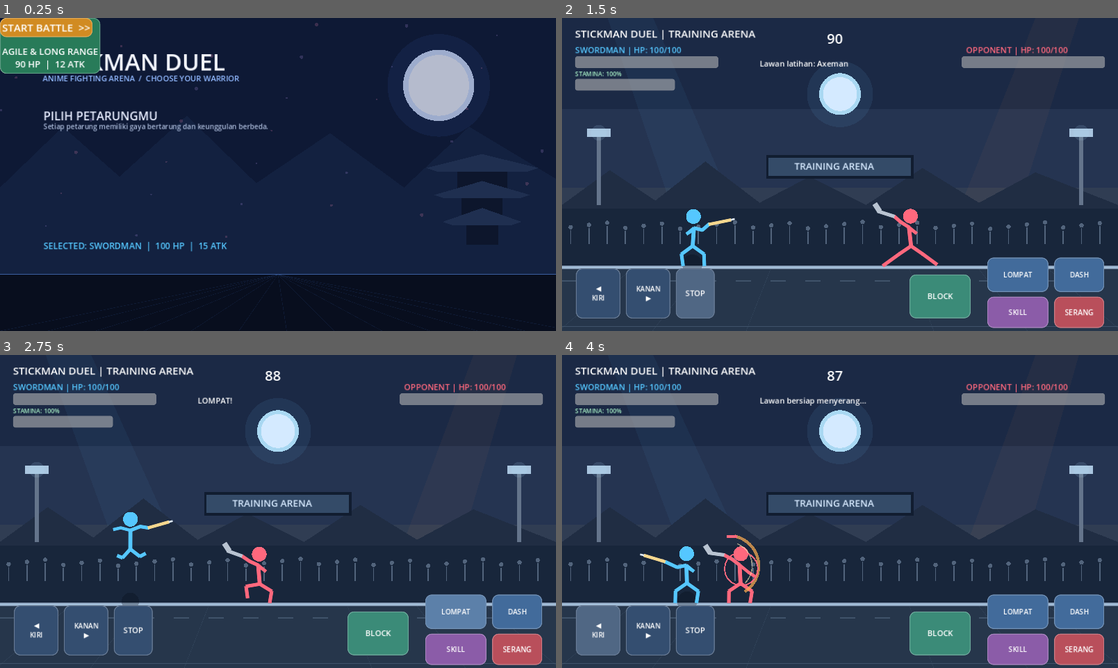
Above: before the commit, frames 1-4 (two rows, left to right).
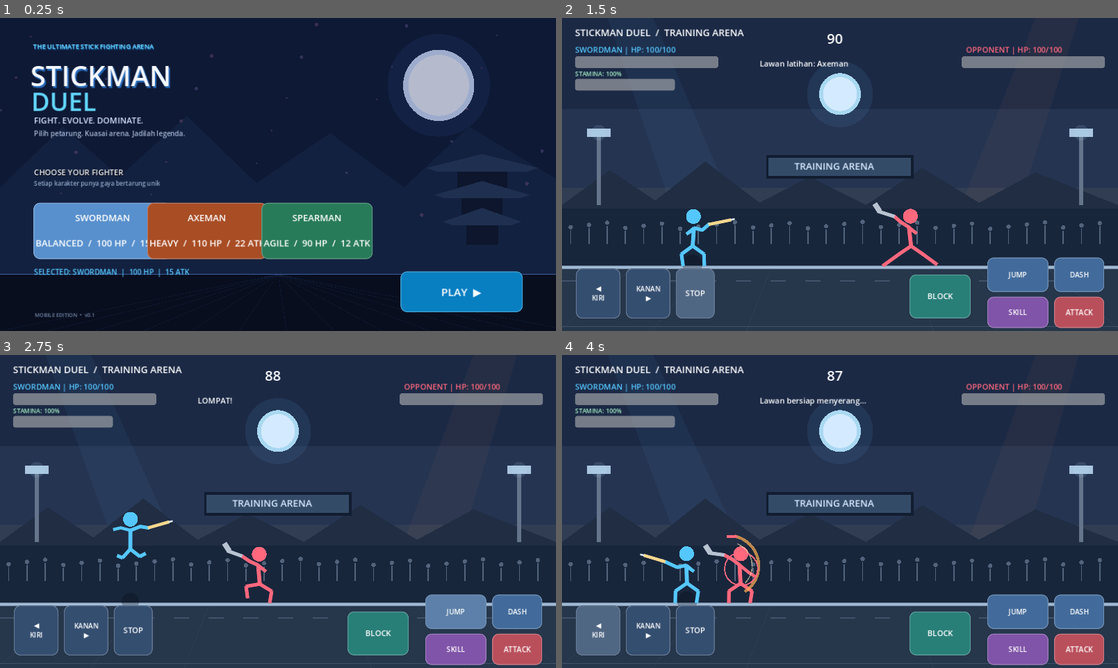
Above: after the commit, the same moments.

Repository: satriamada-web/stickman-duel
Game: Godot game, scene res://scenes/main.tscn
Two runs of this game, one before a commit and one after it. Both use one fixed random seed, a clock stepped at 60 frames per second and the inputs below.
Inputs:
- Up to frame 1 (0.25 s): no input
- Up to frame 2 (1.5 s): click "START BATTLE >>" (after the commit: "PLAY ▶") at 0.5 s; click "STOP" at 1.25 s
- Up to frame 3 (2.75 s): click "LOMPAT" (after the commit: "JUMP") at 2 s
- Up to frame 4 (4 s): click "SERANG" (after the commit: "ATTACK") at 2.75 s; click "◀ KIRI" at 3.5 s

The runs differ from the first frame. In frame 1, 21% of the frame differs, in the area x 0-94%, y 0-96%; in frame 2, 1.3%; in frame 3, 1.3%; in frame 4, 1.3%.

Commit message:
Redesign main menu with anime battle UI

Diff:
--- a/scripts/main.gd
+++ b/scripts/main.gd
@@ -781,6 +781,7 @@
 
 func _build_ui() -> void:
 	var layer := CanvasLayer.new()
+	layer.layer = 5
 	add_child(layer)
 	var root := Control.new()
 	root.set_anchors_and_offsets_preset(Control.PRESET_FULL_RECT)
@@ -789,29 +790,57 @@
 	menu_ui = Control.new()
 	menu_ui.set_anchors_and_offsets_preset(Control.PRESET_FULL_RECT)
 	root.add_child(menu_ui)
-	_make_label(menu_ui, "STICKMAN DUEL", Vector2(92, 62), 54, Color("#f4f7ff"))
-	_make_label(menu_ui, "ANIME FIGHTING ARENA  /  CHOOSE YOUR WARRIOR", Vector2(98, 126), 18, Color("#91b9ff"))
-	_make_label(menu_ui, "PILIH PETARUNGMU", Vector2(100, 205), 27, Color("#e7edff"))
-	_make_label(menu_ui, "Setiap petarung memiliki gaya bertarung dan keunggulan berbeda.", Vector2(100, 238), 16, Color("#a9b9d8"))
-	var sword_card := _add_button(menu_ui, "SWORDMAN\n\nFAST & BALANCED\n100 HP  |  15 ATK", Vector2(100, 300), Vector2(320, 172), func(): _select_character("Swordman"))
-	var axe_card := _add_button(menu_ui, "AXEMAN\n\nPOWER & HEAVY\n110 HP  |  22 ATK", Vector2(480, 300), Vector2(320, 172), func(): _select_character("Axeman"))
-	var spear_card := _add_button(menu_ui, "SPEARMAN\n\nAGILE & LONG RANGE\n90 HP  |  12 ATK", Vector2(860, 300), Vector2(320, 172), func(): _select_character("Spearman"))
-	character_buttons = {"Swordman": sword_card, "Axeman": axe_card, "Spearman": spear_card}
-	_style_game_button(sword_card, Color("#1765b9"), 21)
-	_style_game_button(axe_card, Color("#a94d25"), 21)
-	_style_game_button(spear_card, Color("#287b59"), 21)
-	selection_label = _make_label(menu_ui, "SELECTED: SWORDMAN", Vector2(100, 510), 20, Color("#73caff"))
-	var start_button := _add_button(menu_ui, "START BATTLE  >>", Vector2(860, 555), Vector2(320, 82), _start_match)
-	_style_game_button(start_button, Color("#d18b22"), 24)
+
+	# Header dan identitas visual menu utama.
+	var eyebrow := _make_label(menu_ui, "THE ULTIMATE STICK FIGHTING ARENA", Vector2(76, 54), 15, Color("#72d9ff"))
+	eyebrow.add_theme_color_override("font_shadow_color", Color("#1674b9"))
+	eyebrow.add_theme_constant_override("shadow_offset_x", 1)
+	eyebrow.add_theme_constant_override("shadow_offset_y", 2)
+	var logo := _make_label(menu_ui, "STICKMAN", Vector2(70, 88), 64, Color("#f5f8ff"))
+	logo.add_theme_color_override("font_shadow_color", Color("#286bba"))
+	logo.add_theme_constant_override("shadow_offset_x", 3)
+	logo.add_theme_constant_override("shadow_offset_y", 4)
+	_make_label(menu_ui, "DUEL", Vector2(72, 151), 58, Color("#62d8ff"))
+	_make_label(menu_ui, "FIGHT. EVOLVE. DOMINATE.", Vector2(78, 222), 19, Color("#d5e4ff"))
+	_make_label(menu_ui, "Pilih petarung. Kuasai arena. Jadilah legenda.", Vector2(78, 254), 16, Color("#a8b9d7"))
+
+	# Panel pilihan karakter.
+	var section := _make_label(menu_ui, "CHOOSE YOUR FIGHTER", Vector2(78, 342), 18, Color("#f2f6ff"))
+	section.add_theme_color_override("font_shadow_color", Color("#000000"))
+	var hint := _make_label(menu_ui, "Setiap karakter punya gaya bertarung unik", Vector2(78, 370), 14, Color("#91a9ca"))
+	var card_data := [
+		{"name":"Swordman", "title":"SWORDMAN", "detail":"BALANCED  /  100 HP  /  15 ATK", "color":Color("#167fce")},
+		{"name":"Axeman", "title":"AXEMAN", "detail":"HEAVY  /  110 HP  /  22 ATK", "color":Color("#bd6334")},
+		{"name":"Spearman", "title":"SPEARMAN", "detail":"AGILE  /  90 HP  /  12 ATK", "color":Color("#348c69")}
+	]
+	character_buttons = {}
+	for i in range(card_data.size()):
+		var data: Dictionary = card_data[i]
+		var card := Button.new()
+		card.text = "%s\n\n%s" % [data["title"], data["detail"]]
+		card.add_theme_font_size_override("font_size", 17)
+		card.pressed.connect(_select_character.bind(str(data["name"])))
+		menu_ui.add_child(card)
+		var left := 0.06 + float(i) * 0.205
+		_set_ui_rect(card, left, 0.59, left + 0.19, 0.77)
+		_style_game_button(card, data["color"], 16)
+		character_buttons[str(data["name"])] = card
+
+	selection_label = _make_label(menu_ui, "SELECTED: SWORDMAN", Vector2(78, 572), 17, Color("#70d9ff"))
+	var play_button := _add_button(menu_ui, "PLAY  ▶", Vector2.ZERO, Vector2.ZERO, _start_match)
+	_set_ui_rect(play_button, 0.72, 0.81, 0.94, 0.94)
+	_style_game_button(play_button, Color("#087fc1"), 25)
+	var version_label := _make_label(menu_ui, "MOBILE EDITION  •  v0.1", Vector2(80, 674), 12, Color("#7185a7"))
 	_select_character(selected_character)
 
+	# HUD pertarungan.
 	game_ui = Control.new()
 	game_ui.set_anchors_and_offsets_preset(Control.PRESET_FULL_RECT)
 	game_ui.visible = false
 	root.add_child(game_ui)
-	_make_label(game_ui, "STICKMAN DUEL | TRAINING ARENA", Vector2(30, 18), 24, Color.WHITE)
-	player_hp_label = _make_label(game_ui, "PLAYER 1 | HP: 100", Vector2(30, 60), 19, Color("#55c7ff"))
-	enemy_hp_label = _make_label(game_ui, "OPPONENT | HP: 100", Vector2(930, 60), 19, Color("#ff687d"))
+	_make_label(game_ui, "STICKMAN DUEL  /  TRAINING ARENA", Vector2(30, 18), 22, Color.WHITE)
+	player_hp_label = _make_label(game_ui, "PLAYER 1 | HP: 100", Vector2(30, 60), 18, Color("#55c7ff"))
+	enemy_hp_label = _make_label(game_ui, "OPPONENT | HP: 100", Vector2(930, 60), 18, Color("#ff687d"))
 	player_hp_bar = ProgressBar.new()
 	player_hp_bar.position = Vector2(30, 88)
 	player_hp_bar.size = Vector2(330, 18)
@@ -839,24 +868,22 @@
 	stamina_bar.show_percentage = false
 	game_ui.add_child(stamina_bar)
 
-	# Tombol kiri dikelompokkan di sisi kiri bawah.
 	_add_move_button(game_ui, "◀\nKIRI", Vector2.ZERO, Vector2.ZERO, -1)
 	_set_ui_rect(game_ui.get_child(game_ui.get_child_count() - 1), 0.025, 0.80, 0.105, 0.96)
 	_add_move_button(game_ui, "KANAN\n▶", Vector2.ZERO, Vector2.ZERO, 1)
 	_set_ui_rect(game_ui.get_child(game_ui.get_child_count() - 1), 0.115, 0.80, 0.195, 0.96)
-	_add_button(game_ui, "STOP", Vector2.ZERO, Vector2.ZERO, func(): move_direction = 0)
-	_set_ui_rect(game_ui.get_child(game_ui.get_child_count() - 1), 0.205, 0.80, 0.275, 0.96)
-
-	# Pertahanan di tengah, tombol aksi utama dalam susunan 2 x 2 di kanan.
+	var stop_button := _add_button(game_ui, "STOP", Vector2.ZERO, Vector2.ZERO, func(): move_direction = 0)
+	_set_ui_rect(stop_button, 0.205, 0.80, 0.275, 0.96)
+
 	block_button = Button.new()
 	block_button.text = "BLOCK"
 	block_button.button_down.connect(func(): _set_blocking(true))
 	block_button.button_up.connect(func(): _set_blocking(false))
 	game_ui.add_child(block_button)
 	_set_ui_rect(block_button, 0.625, 0.82, 0.735, 0.96)
-	_style_game_button(block_button, Color("#3b8b78"), 18)
-
-	jump_button = _add_button(game_ui, "LOMPAT", Vector2.ZERO, Vector2.ZERO, _jump)
+	_style_game_button(block_button, Color("#287f78"), 18)
+
+	jump_button = _add_button(game_ui, "JUMP", Vector2.ZERO, Vector2.ZERO, _jump)
 	_set_ui_rect(jump_button, 0.765, 0.765, 0.875, 0.875)
 	_style_game_button(jump_button, Color("#426b9b"), 16)
 	dash_button = _add_button(game_ui, "DASH", Vector2.ZERO, Vector2.ZERO, _use_dash)
@@ -864,12 +891,12 @@
 	_style_game_button(dash_button, Color("#426b9b"), 16)
 	skill_button = _add_button(game_ui, "SKILL", Vector2.ZERO, Vector2.ZERO, _use_skill)
 	_set_ui_rect(skill_button, 0.765, 0.89, 0.875, 0.99)
-	_style_game_button(skill_button, Color("#8b5ca8"), 16)
-	var attack_button := _add_button(game_ui, "SERANG", Vector2.ZERO, Vector2.ZERO, _attack)
+	_style_game_button(skill_button, Color("#8054a8"), 16)
+	var attack_button := _add_button(game_ui, "ATTACK", Vector2.ZERO, Vector2.ZERO, _attack)
 	_set_ui_rect(attack_button, 0.885, 0.89, 0.975, 0.99)
 	_style_game_button(attack_button, Color("#b94f5b"), 17)
 
-	result_button = _add_button(game_ui, "KEMBALI KE MENU", Vector2.ZERO, Vector2.ZERO, _return_to_menu)
+	result_button = _add_button(game_ui, "BACK TO MENU", Vector2.ZERO, Vector2.ZERO, _return_to_menu)
 	_set_ui_rect(result_button, 0.39, 0.58, 0.61, 0.72)
 	result_button.visible = false
 	_style_game_button(result_button, Color("#426b9b"), 18)
